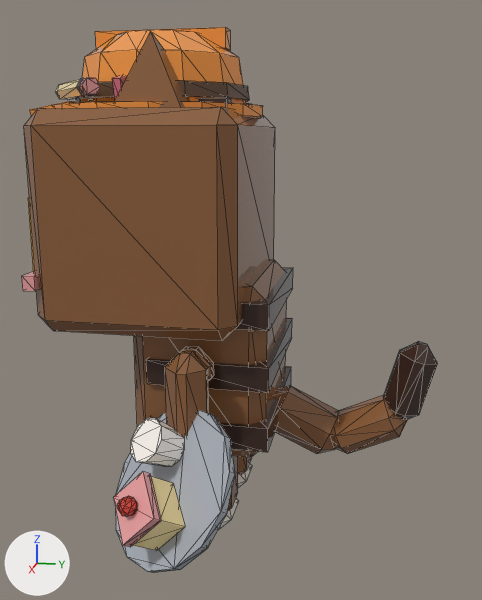
The glTF model assets/cat-cafe/exports/CatCafe_Cat_Builder_Work.glb as it was, and as the next commit left it.
Both versions are drawn from a camera (50 mm lens) standing at (2.632, 0.577, 1.58) and looking at (0.083, 0.067, 0.943). Arrows for +X, +Y and +Z are at lower left; the lights stay in place. The older version comes first. Mesh edges are drawn as thin lines. Vertices at exactly the same position are counted once.

The older version as bpy lines, for what is in view:
```python
me_catcafe_cat_builder_work_body = bpy.data.meshes.new('CatCafe_Cat_Builder_Work_Body')
me_catcafe_cat_builder_work_body.from_pydata(...)  # 104 vertices, 180 faces; spans x -0.465..0.465, y -0.356..0.223, z 0.361..1.045
me_catcafe_cat_builder_work_body.materials.append(mat_catcafe_palette)
me_catcafe_cat_builder_work_legf1 = bpy.data.meshes.new('CatCafe_Cat_Builder_Work_LegF1')
me_catcafe_cat_builder_work_legf1.from_pydata(...)  # 48 vertices, 88 faces; spans x -0.086..0.086, y -0.1..0.081, z -0.404..0.057
me_catcafe_cat_builder_work_legf1.materials.append(mat_catcafe_palette)
me_catcafe_cat_builder_work_tail = bpy.data.meshes.new('CatCafe_Cat_Builder_Work_Tail')
me_catcafe_cat_builder_work_tail.from_pydata(...)  # 72 vertices, 132 faces; spans x -0.095..0.095, y -0.042..0.656, z -0.195..0.308
me_catcafe_cat_builder_work_tail.materials.append(mat_catcafe_palette)
ob_catcafe_cat_builder_work_body = bpy.data.objects.new('CatCafe_Cat_Builder_Work_Body', me_catcafe_cat_builder_work_body)
ob_catcafe_cat_builder_work_body.location = (0.0, 0.0, 0.0)
ob_catcafe_cat_builder_work_legf1 = bpy.data.objects.new('CatCafe_Cat_Builder_Work_LegF1', me_catcafe_cat_builder_work_legf1)
ob_catcafe_cat_builder_work_legf1.location = (0.451, -0.057, 0.779)
ob_catcafe_cat_builder_work_tail = bpy.data.objects.new('CatCafe_Cat_Builder_Work_Tail', me_catcafe_cat_builder_work_tail)
ob_catcafe_cat_builder_work_tail.location = (0.0, 0.19, 0.475)
# also in view: 'CatCafe_Cat_Builder_Work_Head' at (0.0, -0.283, 1.292); 'CatCafe_Cat_Builder_Work_Prop' at (0.008, -0.299, 1.804); 'CatCafe_Cat_Builder_Work_EarL' at (0.255, -0.199, 1.77); 'CatCafe_Cat_Builder_Work_Held_Waiter' at (0.616, -0.077, 0.393)
```
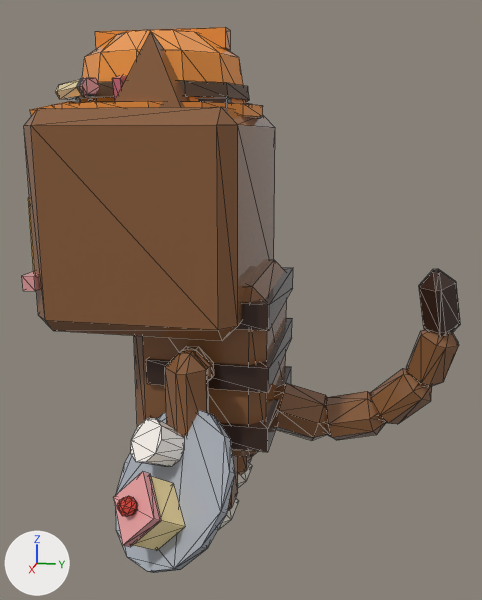
Location of each change, [x1, y1, x2, y2] in pixels of the pictures (482 x 600 px):
'CatCafe_Cat_Builder_Work_Tail', reshaped (14% wider, 52% taller)
    before: [275, 341, 437, 454]
    after: [275, 269, 460, 441]
part 1 of me_catcafe_cat_builder_work_tail, rebuilt (17% narrower, 14% shorter)
    before: [275, 386, 338, 454]
    after: [275, 383, 327, 441]
part 2 of me_catcafe_cat_builder_work_tail, rebuilt (16% narrower, 17% shorter)
    before: [334, 395, 407, 454]
    after: [325, 391, 386, 440]
part 3 of me_catcafe_cat_builder_work_tail, rebuilt (15% wider, 29% shorter)
    before: [383, 341, 437, 420]
    after: [370, 368, 432, 424]
part 4 of me_catcafe_cat_builder_work_tail, added (brown)
    after: [406, 329, 459, 388]
part 5 of me_catcafe_cat_builder_work_tail, added
    after: [419, 269, 460, 336]

What the commit changed:
me_catcafe_cat_builder_work_tail is used by ob_catcafe_cat_builder_work_tail; location (0.0, 0.19, 0.475).
me_catcafe_cat_builder_work_tail had 72 vertices, 132 faces and spanned x -0.095..0.095, y -0.042..0.656, z -0.195..0.308.
me_catcafe_cat_builder_work_tail now has 120 vertices, 220 faces and spans x -0.109..0.166, y -0.037..0.724, z -0.148..0.628.
me_catcafe_cat_builder_work_tail part 1: the loose piece of 24 vertices spanning x -0.095..0.095, y -0.042..0.3, z -0.195..0.074 is rebuilt with 24 vertices and now spans x -0.109..0.099, y -0.037..0.258, z -0.148..0.09.
me_catcafe_cat_builder_work_tail part 2: the loose piece of 24 vertices spanning x -0.086..0.086, y 0.22..0.554, z -0.186..0.065 is rebuilt with 24 vertices and now spans x -0.101..0.09, y 0.185..0.476, z -0.14..0.082.
me_catcafe_cat_builder_work_tail part 3: the loose piece of 24 vertices spanning x -0.076..0.076, y 0.451..0.656, z -0.032..0.308 is rebuilt with 24 vertices and now spans x -0.079..0.107, y 0.404..0.639, z -0.041..0.199.
me_catcafe_cat_builder_work_tail part 4: a new loose piece of 24 vertices spanning x -0.04..0.135, y 0.538..0.724, z 0.125..0.41, in mat_catcafe_palette.
me_catcafe_cat_builder_work_tail part 5: a new loose piece of 24 vertices spanning x 0.005..0.166, y 0.561..0.721, z 0.345..0.628, in mat_catcafe_palette.
